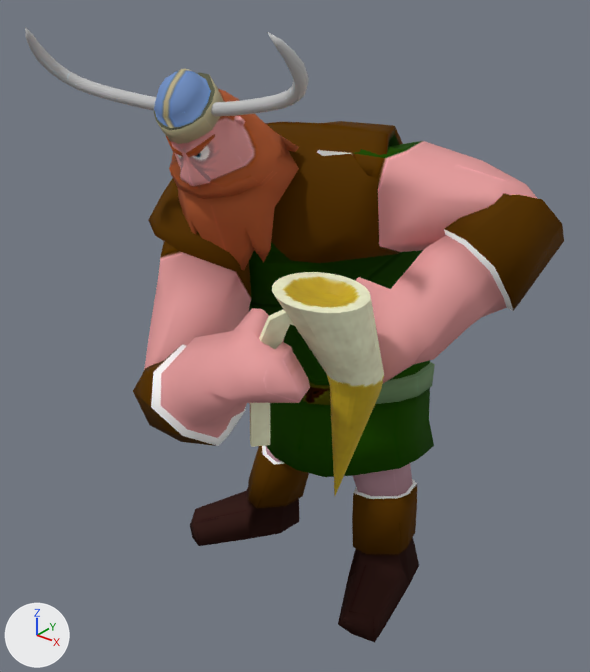
Before and after pictures for a commit that changed the OBJ model assets/Animacion/Vikingo/Celebracion/vikingoCelebracion_000495.obj.
Rendered twice from a camera (50 mm lens) standing at (4.74, -5.76, 6.58) and looking at (0.15, -0.02, 3.02). Every picture has the same lights, and +X, +Y and +Z are marked at lower left. Where no turn or scale is listed for an object, it has been applied to the vertices.

Script lines for the objects in view, before the commit:
```python
me_jarra_jarrah = bpy.data.meshes.new('jarra_jarraH')
me_jarra_jarrah.from_pydata(...)  # 212 vertices, 211 faces; spans x 1.09..1.83, y -1.8..-0.87, z 2.35..4.31
me_jarra_jarrah.materials.append(mat_jarramat)
me_vilkingo_ikingoh = bpy.data.meshes.new('Vilkingo_ikingoH')
me_vilkingo_ikingoh.from_pydata(...)  # 2056 vertices, 2075 faces; spans x -1.52..2.48, y -2.09..2.47, z -0.16..6.04
me_vilkingo_ikingoh.materials.append(mat_vikingomat)
ob_jarra_jarrah = bpy.data.objects.new('jarra_jarraH', me_jarra_jarrah)
ob_jarra_jarrah.location = (0.0, 0.0, 0.0)
ob_vilkingo_ikingoh = bpy.data.objects.new('Vilkingo_ikingoH', me_vilkingo_ikingoh)
ob_vilkingo_ikingoh.location = (0.0, 0.0, 0.0)
```
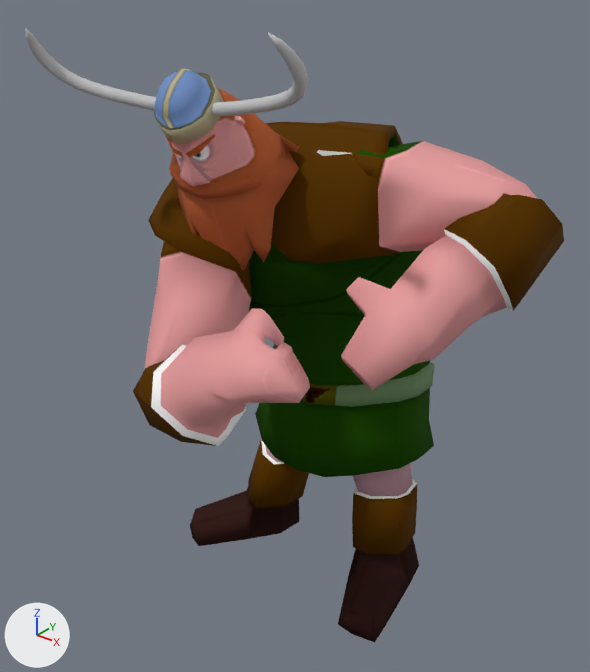
The change, as a diff of the scene's bpy script:
```diff
--- a/assets/Animacion/Vikingo/Celebracion/vikingoCelebracion_000495.obj.py
+++ b/assets/Animacion/Vikingo/Celebracion/vikingoCelebracion_000495.obj.py
@@ ob_jarra_jarrah @@
-ob_jarra_jarrah = bpy.data.objects.new('jarra_jarraH', me_jarra_jarrah)
-ob_jarra_jarrah.location = (0.0, 0.0, 0.0)
```

What differs and where, as boxes (x1, y1, x2, y2) in the pictures (590 x 672 px):
'jarra_jarraH', deleted
    before: (250, 272, 384, 495)
